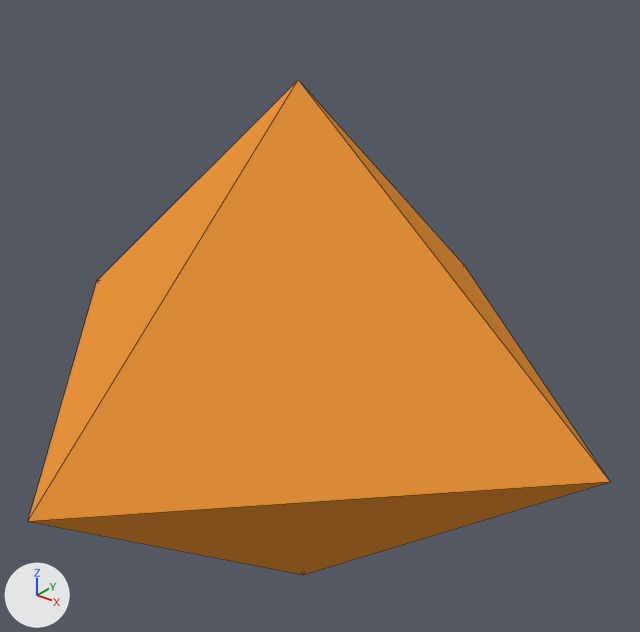
Two versions of the Blender file models/d8.blend, one commit apart.
Before and after are seen from a camera (50 mm lens) standing at (1.573, -1.872, 1.34) and looking at (0.008, 0.084, 0.127). The lights are fixed; the arrows at lower left show +X, +Y and +Z. Mesh edges are drawn as thin lines.

In view in the first picture: 'd8'.
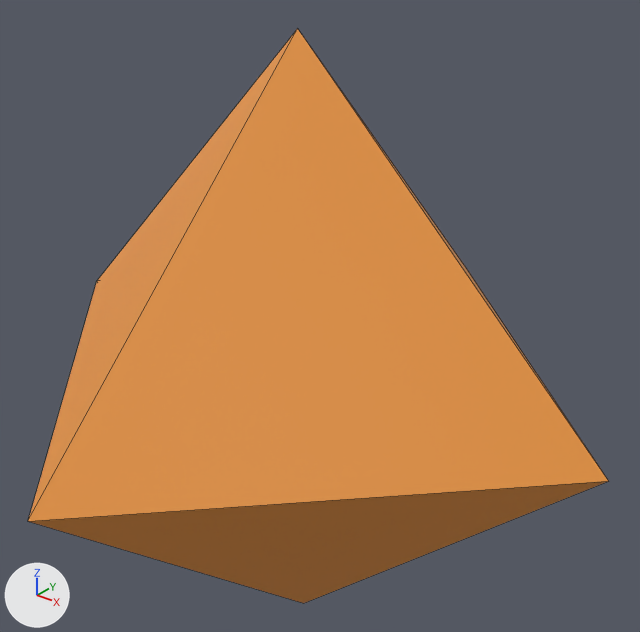
What changed in the scene script:
```text
Change mat_material:
    mat_material: diffuse_material('Material') -> principled_material('Material')
Change me_cube:
    where me_cube.from_pydata(...)  # 6 vertices, 8 faces; spans x -1.0..1.0, y -1.0..1.0, z -0.87..0.87
    used by ob_d8; location = (0.0, 0.0, 0.0)
    me_cube part 1: the whole mesh is scaled about its middle by (0.998, 1, 1.15)
```

Where the change shows, as pixel boxes (x1, y1, x2, y2) in the pictures (640 x 632 px):
'd8', recoloured, mesh rescaled (16% taller)
    before: (28, 80, 610, 575)
    after: (28, 29, 608, 603)
